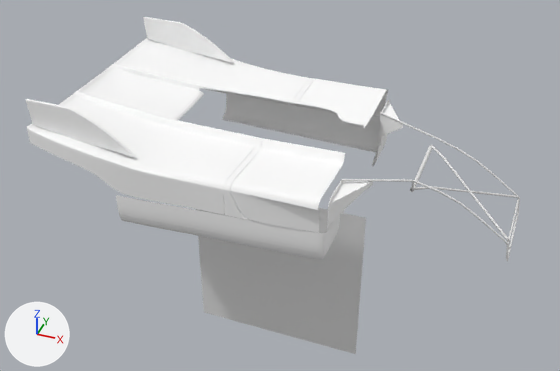
The Blender file Porsche908.blend: old version first, new version second.
Before and after are seen from a 50 mm lens placed at (2.54, -6.47, 5.79), pointed at (-0.03, 0.17, 1.06). Arrows for +X, +Y and +Z are at lower left; the lights stay in place.

The first picture shows 'Aileron.001', 'CapotAr.002', 'Circle.006', 'Master.004', 'PY', 'Plane', 'Plane.000', 'Plane.001', 'PorteD.001', 'PorteG.001'.
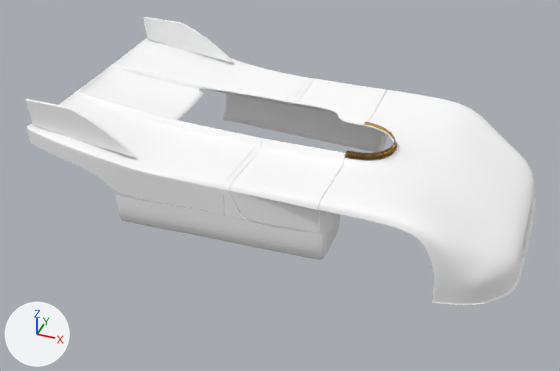
Location of each change, (x1, y1, x2, y2) in pixels of the pictures (560 x 371 px):
'CapotAv', shown: after (319, 90, 535, 306)
'PY', hidden: before (196, 208, 366, 354)
'Visiere', added: after (345, 122, 397, 161)

Patch to the scene script:
```diff
--- a/Porsche908.blend.py
+++ b/Porsche908.blend.py
@@ mat_material @@
+mat_material = bpy.data.materials.new('Material')
+# nodes: BsdfAnisotropic, BsdfRefraction, Fresnel, MixShader, OutputMaterial
+# colours: beige #e7c47e
@@ me_plane_022 @@
+me_plane_022.from_pydata(...)  # 132 vertices, 96 faces; spans x -0.211..0.211, y -0.028..0.037, z -0.329..0.329
+me_plane_022.polygons.foreach_set('use_smooth', [True] * 96)
+me_plane_022.materials.append(mat_material)
@@ ob_py @@
 ob_py.rotation_euler = (1.571, 0.0, 0.0)  # degrees (90, 0, 0)
+ob_py.hide_viewport = True
@@ ob_capotav @@
 _m = ob_capotav.modifiers.new('Subsurf', 'SUBSURF')
 _m.render_levels = 3
-ob_capotav.hide_viewport = True
@@ ob_visiere @@
+ob_visiere = bpy.data.objects.new('Visiere', me_plane_022)
+ob_visiere.location = (1.067, -0.112, 1.989)
+ob_visiere.rotation_euler = (1.571, 0.0, 0.0)  # degrees (90, 0, 0)
+ob_visiere.scale = (0.992, 1.0, -0.992)
+_m = ob_visiere.modifiers.new('Solidify', 'SOLIDIFY')
+_m.thickness = 0.002
+_m.edge_crease_inner = 1.0
+_m.edge_crease_outer = 1.0
+_m.nonmanifold_thickness_mode = 'FIXED'
+_m.nonmanifold_merge_threshold = 0.0003
+_m = ob_visiere.modifiers.new('Subsurf', 'SUBSURF')
+_m.levels = 3
```
